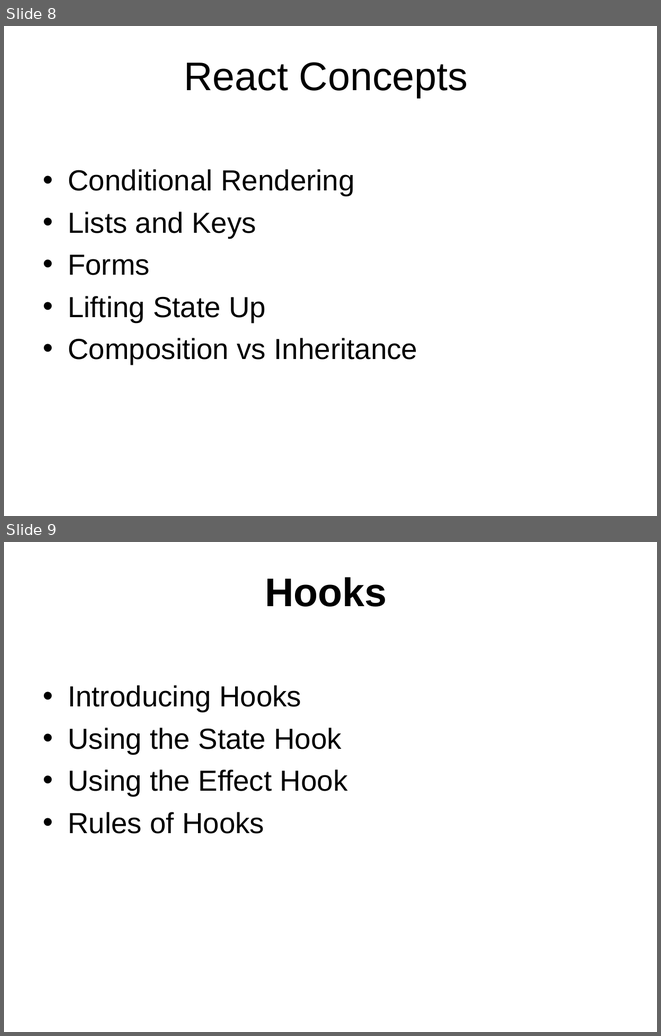
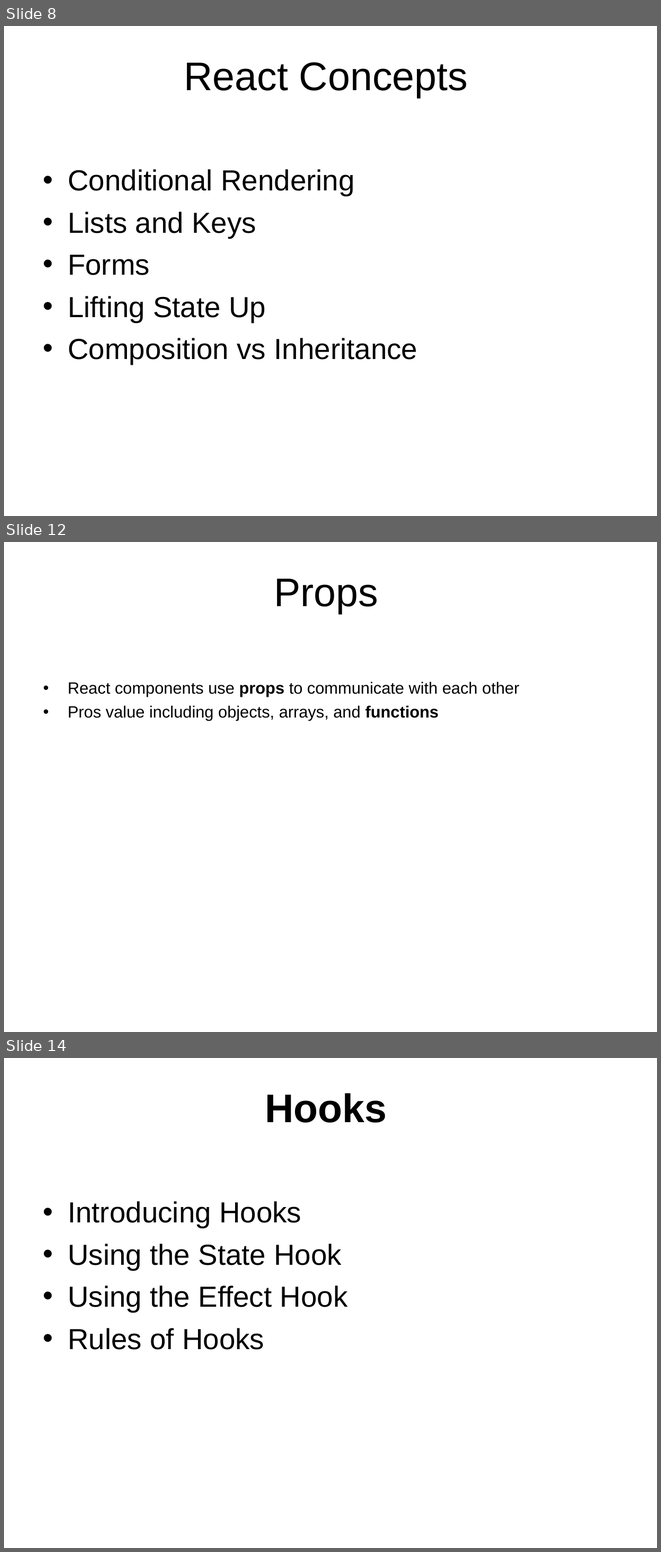
Before and after one commit to thongleclv/reactjs, a slide deck: React Overview.ppt. Shown one above the other, each under a label of ours: slides 8 and 9 before the commit, slides 8, 12 and 14 after it; the slides between them are not shown. The pictures are 661x1036 and 661x1552 pixels, drawn with LibreOffice and Linux fonts; fonts in the diff are those of the drawing; background and template pictures are left out. Boxes give left, top, right and bottom in pixels: in the first picture for what was removed or moved away, otherwise in the second. Text is boxed around its words. In the diff, an @@ line names an element or a change of style, - is before the commit and + after.

```diff
--- a/React Overview.ppt
+++ b/React Overview.ppt
@@ slide 12 added at [4, 542, 657, 1032], background picture (left out) @@
@@ title added at [274, 579, 378, 614], 44 pt, text #000000 @@
+Props
@@ text added at [68, 681, 519, 721], 18 pt, text #000000 @@
+• React components use props to communicate with each other
+• Pros value including objects, arrays, and functions
@@ what was slide 9 is now slide 14 @@
```
Also in this commit, not shown: 1 slide changed, 4 other slides added, 1 other file.
